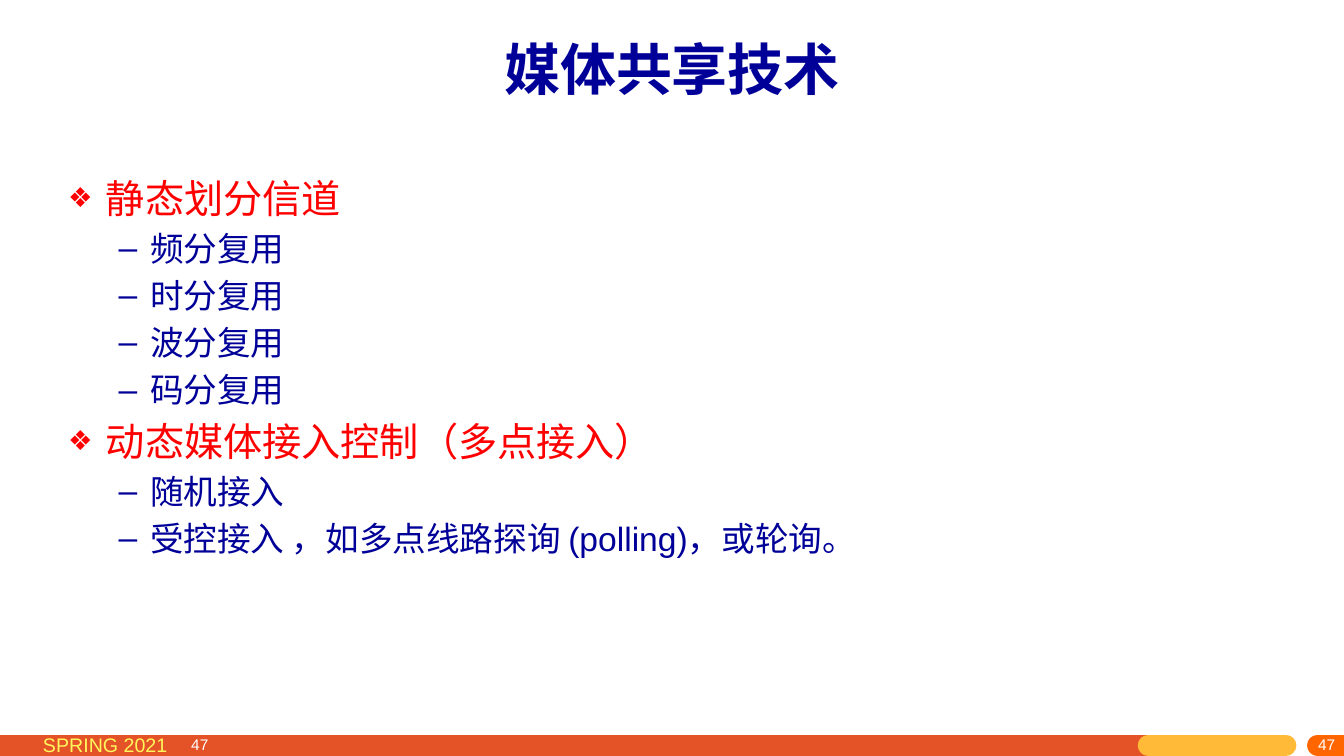
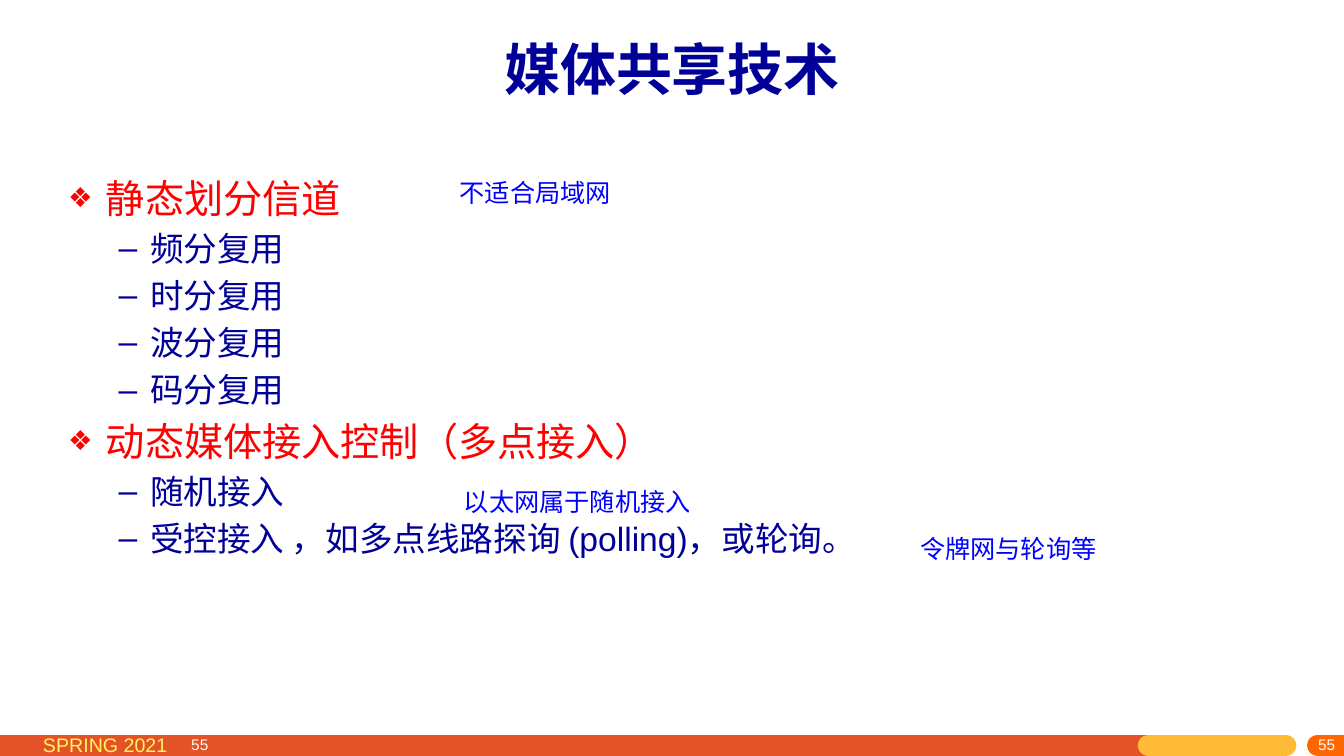
Before and after one commit to network-whu/2021, a slide deck: slide 55 of slides/instruction/03.pptx (slide 47 before the commit). Drawn at 1344x756 pixels with LibreOffice and Linux fonts; fonts in the diff are those of the drawing. Boxes give left, top, right and bottom in pixels: in the first picture for what was removed or moved away, otherwise in the second. Text is boxed around its words. In the diff, an @@ line names an element or a change of style, - is before the commit and + after.

```diff
--- a/slides/instruction/03.pptx
+++ b/slides/instruction/03.pptx
@@ text added at box(460, 181, 611, 204), 18 pt, text #0000FF @@
+不适合局域网
@@ text added at box(464, 489, 691, 513), 18 pt, text #0000FF @@
+以太网属于随机接入
@@ text added at box(920, 537, 1096, 560), 18 pt, text #0000FF @@
+令牌网与轮询等
@@ page number at box(191, 739, 208, 750): text changed @@
-47
+55
@@ page number at box(1085, 738, 1344, 756): text changed @@
-47
+55
@@ page number at box(1317, 739, 1334, 750): text changed @@
-47
+55
@@ page number at box(1333, 739, 1344, 749): text changed @@
-47
+55
```
Also in this commit, not shown: 20 other slides changed, 8 slides added, 33 other files.
